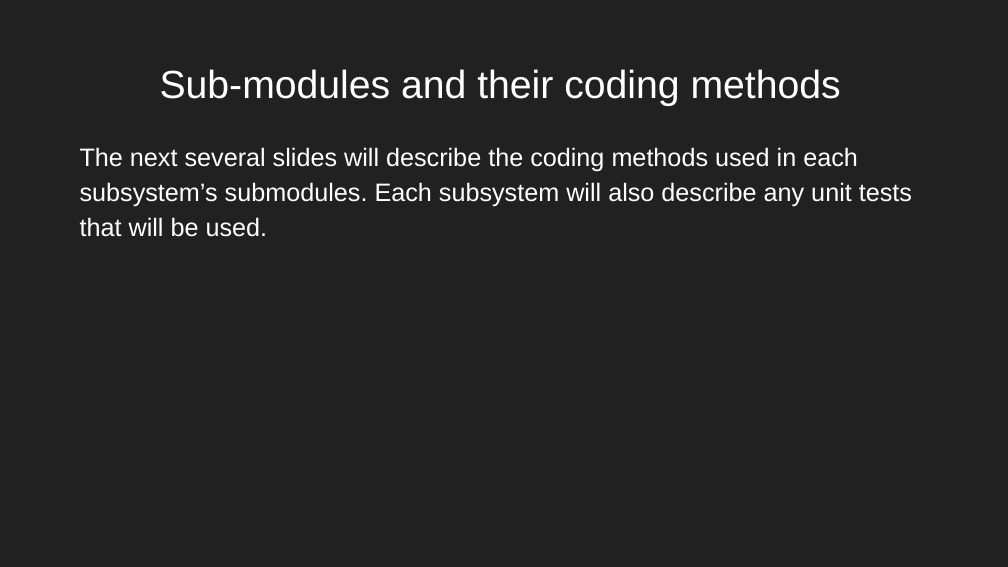
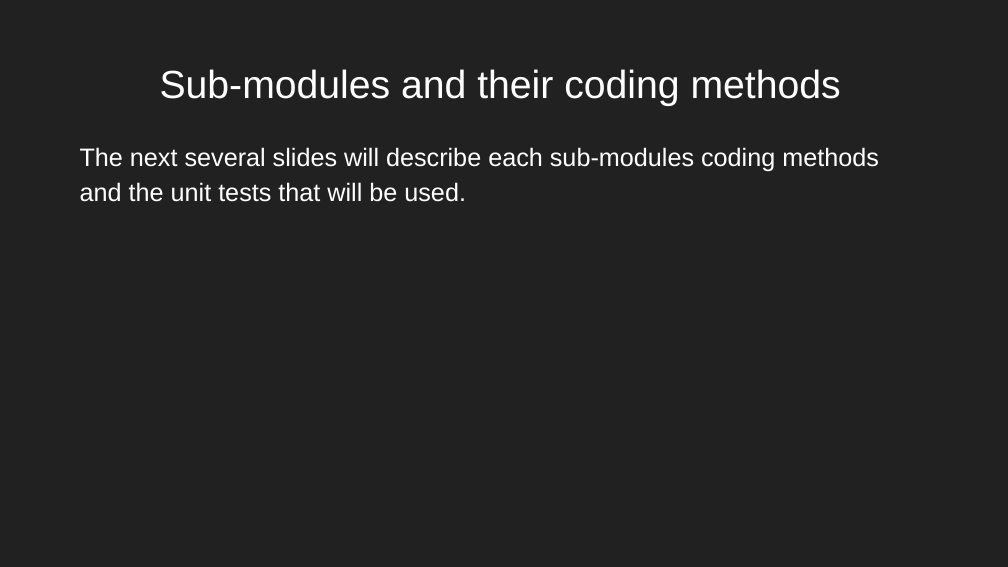
Before and after one commit to nreader72/NostraDomicile, a slide deck: slide 37 of docs/Progress_Reports/NostraDomicile (6).pptx (slide 43 before the commit). Drawn at 1008x567 pixels with LibreOffice and Linux fonts; fonts in the diff are those of the drawing; background and template pictures are left out. Boxes give left, top, right and bottom in pixels: in the first picture for what was removed or moved away, otherwise in the second. Text is boxed around its words. In the diff, an @@ line names an element or a change of style, - is before the commit and + after.

```diff
--- a/docs/Progress_Reports/NostraDomicile (6).pptx
+++ b/docs/Progress_Reports/NostraDomicile (6).pptx
@@ text at (80,147,879,202): text changed @@
-The next several slides will describe the coding methods used in each subsystem’s submodules. Each subsystem will also describe any unit tests that will be used.
+The next several slides will describe each sub-modules coding methods and the unit tests that will be used.
```
Also in this commit, not shown: 9 other slides changed, 3 slides added, 4 slides removed.
